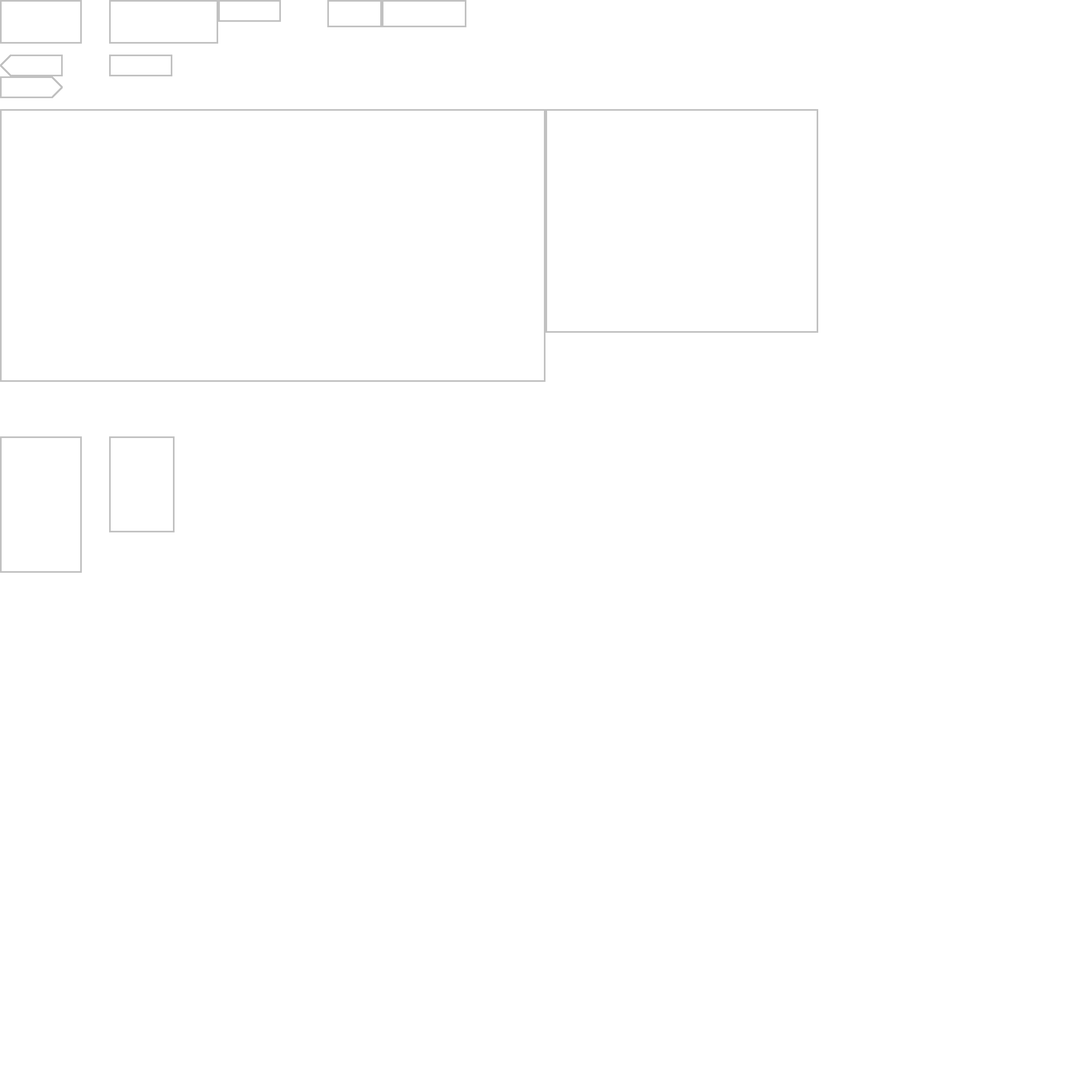
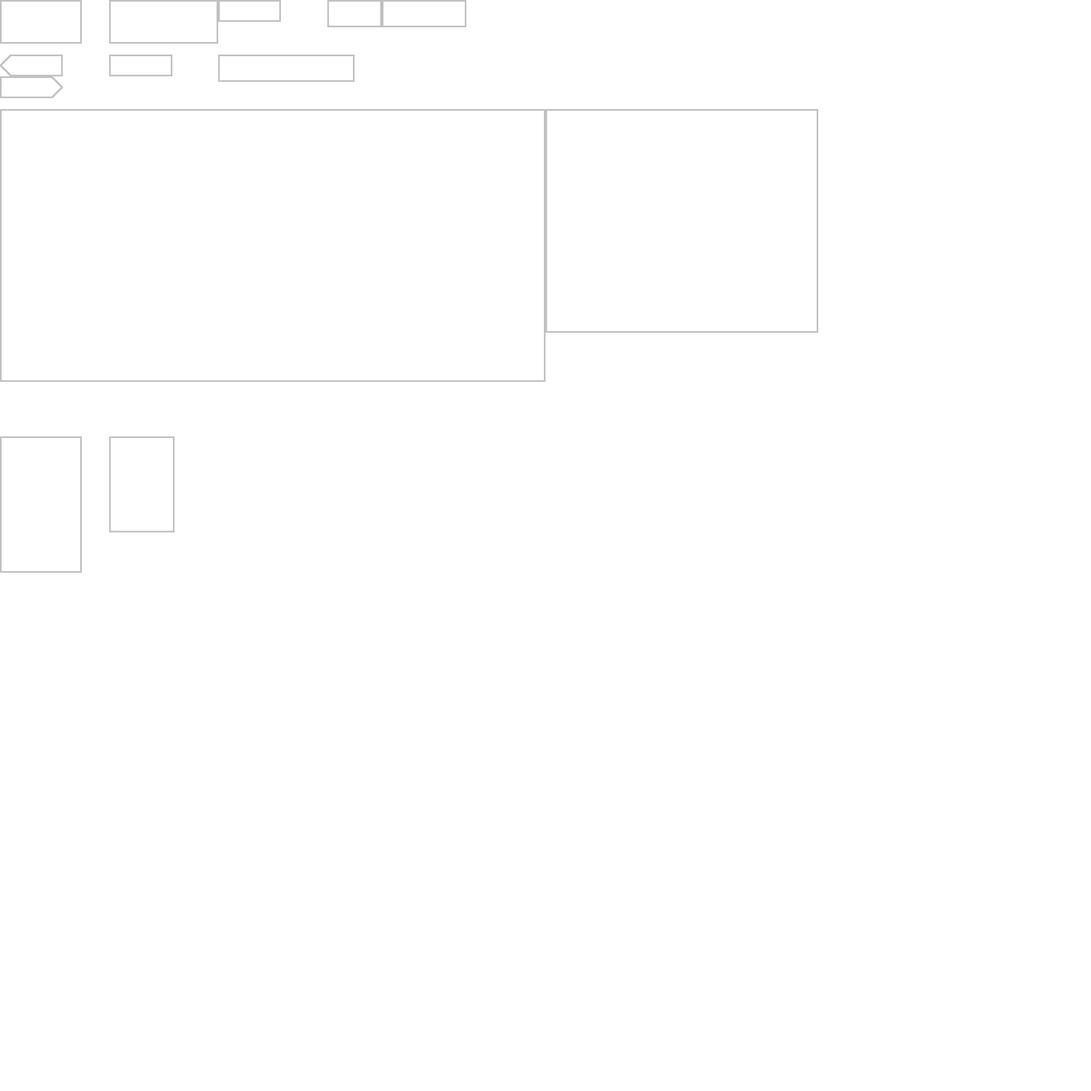
Two versions of the same layered image (w=1091, h=1091). Layer-by-layer changes:
painted on "Background" over [218, 54, 355, 82]
